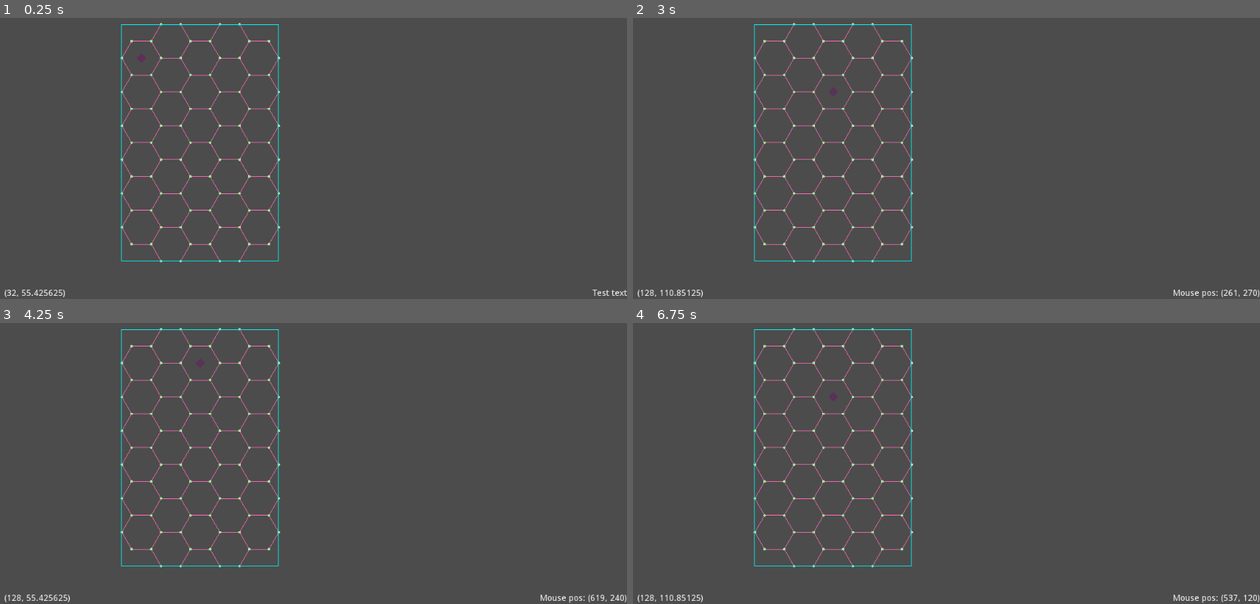
Above: before the commit, frames 1-4 (two rows, left to right).
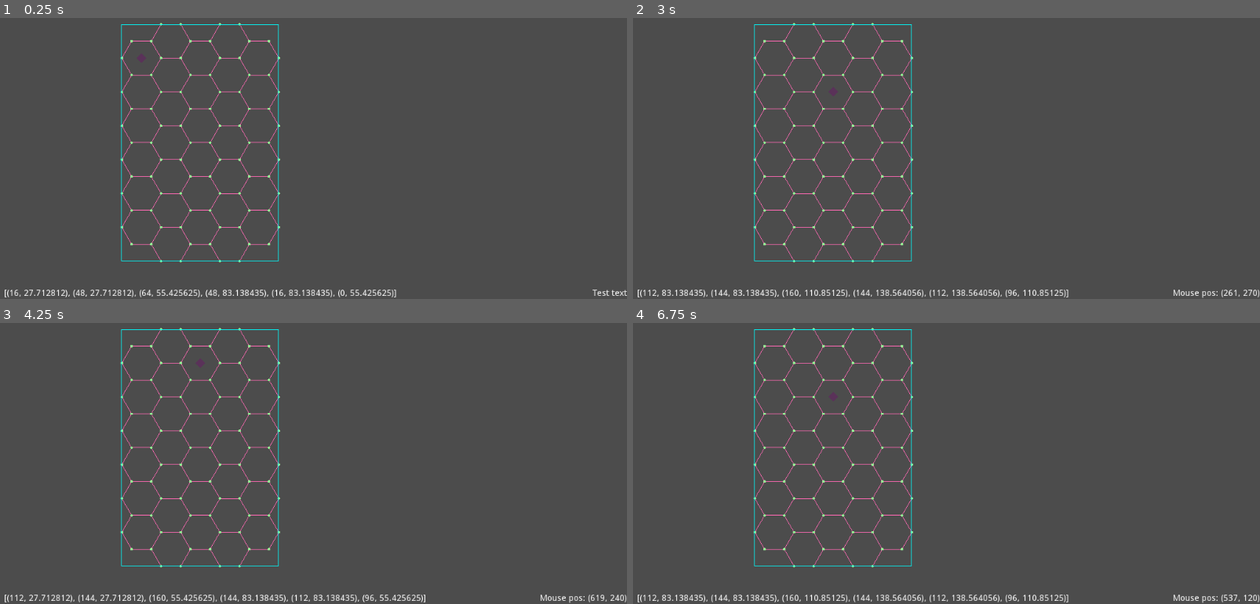
Above: after the commit, the same moments.

Repository: mikica-ocg/skulleyes-adventure
Game: Godot game, scene res://game/hex_grid/debug/hex_grid_debug_2d.tscn
Same seed, same stepped clock (60 frames per second), same inputs: the game is played once before the commit and once after it. The project has no main scene, so this scene is started directly.
Inputs (mouse positions are in pixels of both pictures, inside the frame that each line leads up to):
- Up to frame 1 (0.25 s): no input
- Up to frame 2 (3 s): tap Enter at 0.5, 2 s; move the mouse to (1084, 96) at 0.52 s; hold Right (ui_right) 0.53-1.28 s; click (1084, 96) at 0.67 s; tap Space at 1.25, 2.75 s; move the mouse to (821, 133) at 1.27 s; hold Down (ui_down) 1.28-2.03 s; click (821, 133) at 1.42 s; move the mouse to (1009, 34) at 2.02 s; hold Right (ui_right) 2.03-2.78 s; click (1009, 34) at 2.17 s; move the mouse to (915, 189) at 2.77 s; hold Up (ui_up) from 2.78 s (still down); click (915, 189) at 2.92 s
- Up to frame 3 (4.25 s): tap Enter at 3.5 s; move the mouse to (501, 474) at 3.52 s; release Up (ui_up) at 3.53 s; hold Left (ui_left) from 3.53 s (still down); click (501, 474) at 3.67 s
- Up to frame 4 (6.75 s): tap Space at 4.25 s; move the mouse to (758, 365) at 4.27 s; click (758, 365) at 4.42 s; move the mouse to (977, 421) at 5.02 s; release Left (ui_left) at 5.03 s; hold Down (ui_down) 5.03-5.78 s; click (977, 421) at 5.17 s; move the mouse to (852, 328) at 5.77 s; hold Right (ui_right) 5.78-6.53 s; click (852, 328) at 5.92 s; move the mouse to (1084, 401) at 6.52 s; hold Up (ui_up) from 6.53 s (still down); click (1084, 401) at 6.67 s

The runs differ from the first frame. In frame 1, 0.7% of the frame differs, in the area x 0-64%, y 96-100%; in frame 2, 0.8%, in the area x 0-70%, y 96-100%; in frame 3, 0.7%; in frame 4, 0.8%.

Commit message:
Fixed pixel to hex offsets

Diff:
--- a/game/hex_grid/debug/hex_visualizer.gd
+++ b/game/hex_grid/debug/hex_visualizer.gd
@@ -49,16 +49,8 @@
 
 	var size = half_width + half_width
 
+	var offsets = hex.get_multiplied_2d_edges(size)
 	var pos_offset = hex.get_normalized_2d_pos() * size
-
-	var offsets = [
-		Vector2(-dw, -dh) + pos_offset,
-		Vector2(dw, -dh) + pos_offset,
-		Vector2(2 * dw, 0) + pos_offset,
-		Vector2(dw, dh) + pos_offset,
-		Vector2(-dw, dh) + pos_offset,
-		Vector2(-2 * dw, 0) + pos_offset
-	]
 
 	if selected:
 		draw_polygon(offsets, [Color(72.0/255, 106.0/255, 71.0/255, 0.5)])
--- a/game/hex_grid/debug/keyboard_hex_navigator.gd
+++ b/game/hex_grid/debug/keyboard_hex_navigator.gd
@@ -40,7 +40,7 @@
 
 		if selected != null:
 			$Indicator.position = selected.get_normalized_2d_pos() * visualizer.half_width * 2.0
-			$Label.text = str($Indicator.position)
+			$Label.text = str(selected.get_multiplied_2d_edges(visualizer.half_width * 2)) #str($Indicator.position)
 
 
 	pass
--- a/game/hex_grid/model/grid.gd
+++ b/game/hex_grid/model/grid.gd
@@ -43,11 +43,8 @@
 
 
 func hex_from_normalized_pos(pos: Vector2) -> Hex:
-	var q_offset = 1
-	var r_offset = 0.75
-
-	var q = 2.0/3.0 * pos.x - q_offset
-	var r = -1.0/3.0 * pos.x + SQRT_3 / 3 * pos.y - r_offset
+	var q = 2.0/3.0 * (pos.x - 1)
+	var r = pos.y / SQRT_3 - q / 2.0 - 1
 
 	var cube_raw = Hex.axial_to_cube_coords(q, r)
 	var cube = Hex.round_cube_coords(cube_raw)
@@ -58,6 +55,13 @@
 
 	return hex_from_row_and_col(row, col)
 
+
+func bullcrap_local(cube: Vector3):
+	var x = 1.5 * cube.x + 1 # offset to center
+	var y = SQRT_3 * (cube.x / 2 + cube.z + 1) # offset to center
+
+	var cx = x / 1.5 - 1
+	var cz = y / SQRT_3 - cx / 2.0 - 1
 
 func hex_from_row_and_col(row: int, col: int) -> Hex:
 	if col < 0 or row < 0 or row >= _hexes.size() or col >= _hexes[row].size():
--- a/game/hex_grid/model/hex.gd
+++ b/game/hex_grid/model/hex.gd
@@ -21,16 +21,20 @@
 
 func get_normalized_2d_pos():
 	var x = 1.5 * _coords.x + 1 # offset to center
-	var y = SQRT3 * (_coords.x / 2 + _coords.z) + SQRT3 # offset to center
+	var y = SQRT3 * (_coords.x / 2 + _coords.z + 1) # offset to center
 
 	return Vector2(x, y)
 
 
 func get_normalized_2d_edges() -> Array:
-	var width_extent = 0.5
-	var height_extent = SQRT3 / 2.0
+	return get_multiplied_2d_edges(1)
 
-	var pos_offset = get_normalized_2d_pos()
+
+func get_multiplied_2d_edges(size: float) -> Array:
+	var width_extent = 0.5 * size
+	var height_extent = SQRT3 / 2.0 * size
+
+	var pos_offset = get_normalized_2d_pos() * size
 
 	return [
 		Vector2(-width_extent, -height_extent) + pos_offset,
